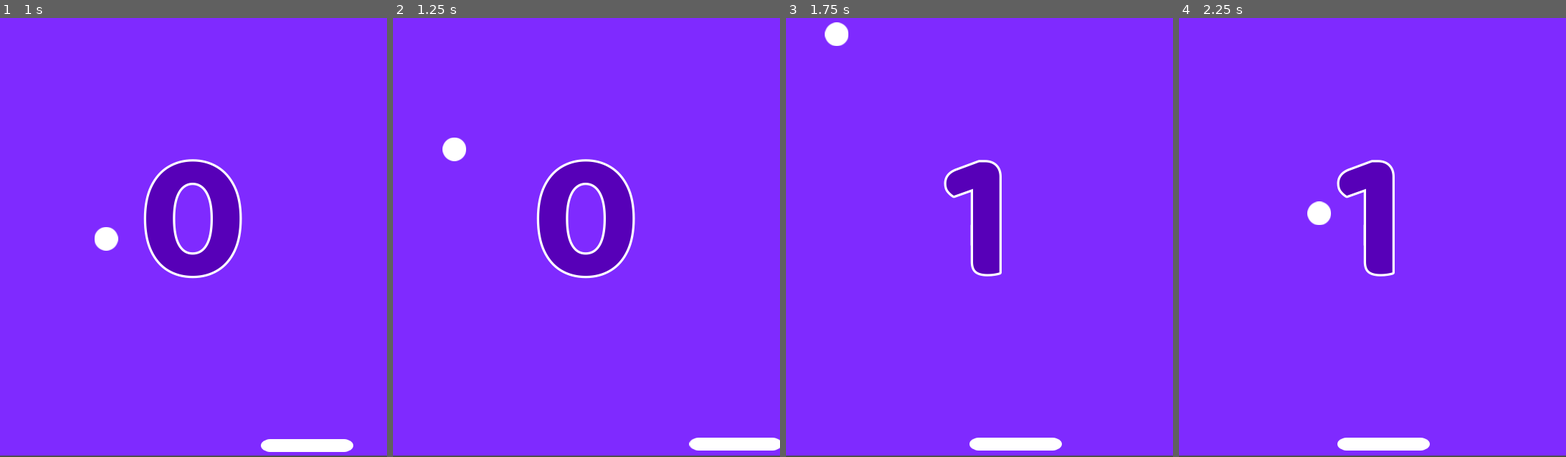
Above: before the commit, frames 1-4 (left to right).
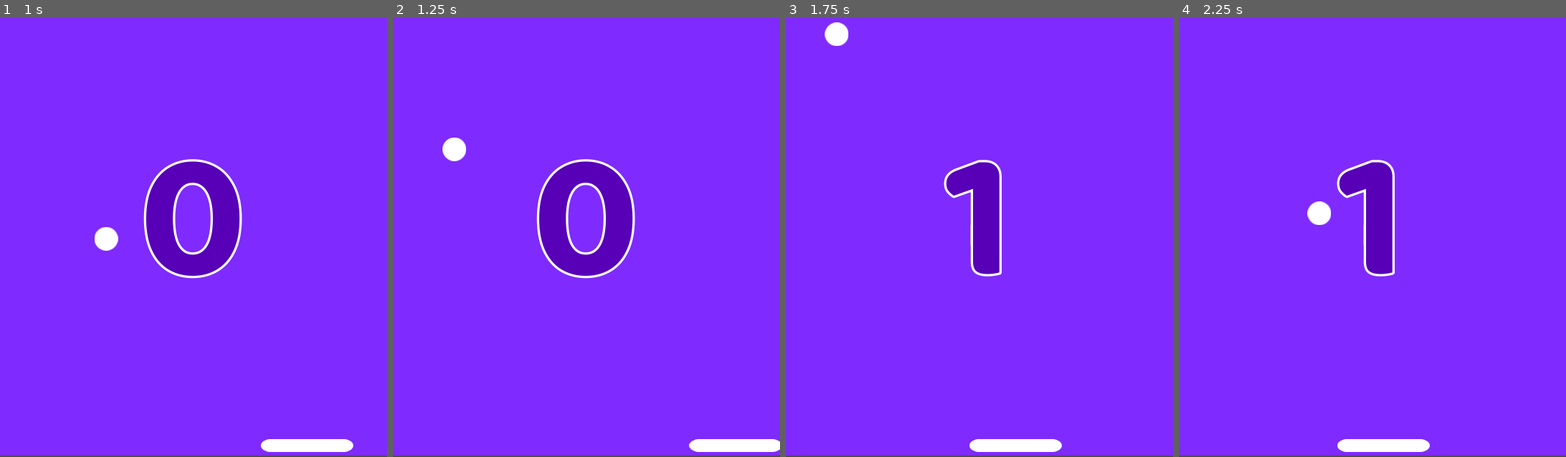
Above: after the commit, the same moments.

Repository: Carlosouzavalle/Godot-2D-projects
Game: Godot game, scene res://scene/game.tscn
The game is run twice, just before and just after one commit, with the same random seed, the same clock (stepped at 60 frames per second) and the same inputs.
Inputs:
- Up to frame 1 (1 s): tap Space (Start) at 0.5 s; hold Right (ui_right) from 0.53 s (still down); hold Space (Start) from 0.53 s (still down)
- Up to frame 2 (1.25 s): keep holding Right (ui_right); keep holding Space (Start)
- Up to frame 3 (1.75 s): release Right (ui_right) at 1.28 s; release Space (Start) at 1.28 s; hold Left (ui_left) from 1.28 s (still down); tap Space (Start) at 1.35 s
- Up to frame 4 (2.25 s): release Left (ui_left) at 2.03 s; hold Right (ui_right) from 2.03 s (still down); hold Space (Start) from 2.03 s (still down)

Frame 1 is identical in both runs. In frame 2, 0.2% of the frame differs, in the area x 76-100%, y 95-99%; in frame 3, 0.2%; in frame 4, 0.2%, in the area x 33-65%, y 42-99%.

Commit message:
Algumas novas implementações

Diff:
--- /dev/null
+++ b/space-pong/asteroid.gd
@@ -0,0 +1,28 @@
+extends Area2D
+
+@export var speed = 140
+@export var rotation_speed = 1.3
+@onready var timer_delete = $TimerDelete
+var start_side
+
+func _ready() -> void:
+	if (global_position.x > 540):
+		start_side = "right"
+	else:
+		start_side = "left"
+
+func _process(delta: float) -> void:
+	if (start_side == "right"):
+		global_position.x -= speed*delta
+		rotation -= rotation_speed*delta
+	elif (start_side == "left"):
+		global_position.x += speed*delta
+		rotation += rotation_speed*delta
+
+# quando sair da tela emite o sinal
+func _on_visible_on_screen_notifier_2d_screen_exited() -> void:
+	timer_delete.start()
+
+# dai ele é deletado da cena
+func _on_timer_delete_timeout() -> void:
+	queue_free()
--- /dev/null
+++ b/space-pong/scene/asteroid.tscn
@@ -0,0 +1,24 @@
+[gd_scene load_steps=4 format=3 uid="uid://blf4l6lud0oo6"]
+
+[ext_resource type="Script" uid="uid://b0x6agqx04hic" path="res://asteroid.gd" id="1_3vyb8"]
+[ext_resource type="Texture2D" uid="uid://luki7o3qirko" path="res://assets/Asteroide1.png" id="1_gcbom"]
+
+[sub_resource type="CircleShape2D" id="CircleShape2D_3vyb8"]
+radius = 44.0454
+
+[node name="Asteroid" type="Area2D"]
+position = Vector2(659, 128)
+script = ExtResource("1_3vyb8")
+
+[node name="Sprite2D" type="Sprite2D" parent="."]
+texture = ExtResource("1_gcbom")
+
+[node name="CollisionShape2D" type="CollisionShape2D" parent="."]
+shape = SubResource("CircleShape2D_3vyb8")
+
+[node name="VisibleOnScreenNotifier2D" type="VisibleOnScreenNotifier2D" parent="."]
+
+[node name="TimerDelete" type="Timer" parent="."]
+
+[connection signal="screen_exited" from="VisibleOnScreenNotifier2D" to="." method="_on_visible_on_screen_notifier_2d_screen_exited"]
+[connection signal="timeout" from="TimerDelete" to="." method="_on_timer_delete_timeout"]
--- a/space-pong/scene/game.tscn
+++ b/space-pong/scene/game.tscn
@@ -20,10 +20,10 @@
 size = Vector2(588, 44)
 
 [sub_resource type="RectangleShape2D" id="RectangleShape2D_33cqm"]
-size = Vector2(25.5, 636.781)
+size = Vector2(25.5, 642.985)
 
 [sub_resource type="RectangleShape2D" id="RectangleShape2D_xwcet"]
-size = Vector2(581, 49)
+size = Vector2(586, 49)
 
 [node name="Game" type="Node2D"]
 script = ExtResource("1_p1ry8")
@@ -59,20 +59,20 @@
 [node name="LeftWall" type="StaticBody2D" parent="."]
 
 [node name="CollisionShape2D" type="CollisionShape2D" parent="LeftWall"]
-position = Vector2(-11.5, 338.609)
+position = Vector2(-11.5, 333.609)
 shape = SubResource("RectangleShape2D_33cqm")
 
 [node name="RightWall" type="StaticBody2D" parent="."]
 
 [node name="CollisionShape2D" type="CollisionShape2D" parent="RightWall"]
-position = Vector2(554.75, 323.406)
+position = Vector2(554.75, 331.508)
 shape = SubResource("RectangleShape2D_33cqm")
 
 [node name="Hole" type="Area2D" parent="."]
 position = Vector2(-9, -292)
 
 [node name="CollisionShape2D" type="CollisionShape2D" parent="Hole"]
-position = Vector2(270.5, 976.5)
+position = Vector2(280, 976.5)
 shape = SubResource("RectangleShape2D_xwcet")
 debug_color = Color(0.902257, 0.298494, 0.210568, 0.42)
 
@@ -84,4 +84,23 @@
 scale = Vector2(1, 0.685417)
 SPEED = 350
 
+[node name="Positions" type="Node2D" parent="."]
+
+[node name="Pos_01" type="Marker2D" parent="Positions"]
+position = Vector2(-103, 93)
+
+[node name="Pos_02" type="Marker2D" parent="Positions"]
+position = Vector2(-96, 194)
+
+[node name="Pos_03" type="Marker2D" parent="Positions"]
+position = Vector2(604, 127)
+
+[node name="Pos_04" type="Marker2D" parent="Positions"]
+position = Vector2(620, 285)
+
+[node name="TimerSpawner" type="Timer" parent="."]
+wait_time = 3.0
+autostart = true
+
 [connection signal="body_entered" from="Hole" to="." method="_on_hole_body_entered"]
+[connection signal="timeout" from="TimerSpawner" to="." method="_on_timer_spawner_timeout"]
--- a/space-pong/scripts/game.gd
+++ b/space-pong/scripts/game.gd
@@ -3,6 +3,9 @@
 @onready var ball = $Ball
 @onready var label_pongs = $Pongs
 @onready var label_turorial = $Tutorial
+@onready var positions = $Positions
+var last_position
+var asteroid_scene = preload("res://scene/asteroid.tscn")
 
 func _process(delta: float) -> void:
 
@@ -13,5 +16,25 @@
 
 
 func _on_hole_body_entered(body: Node2D) -> void:
-	# essa linha reseta o game
+	call_deferred("reload_scene")
+
+func reload_scene():
 	get_tree().reload_current_scene()
+
+
+func _on_timer_spawner_timeout() -> void:
+	#spawn dos asteroids
+	spawn_asteroids()
+
+func spawn_asteroids():
+	if(ball.started):
+		var positions_list = positions.get_children()
+		var spawn_position = positions_list.pick_random()
+
+		if (spawn_position != last_position):
+			var asteroid_instance = asteroid_scene.instantiate()
+			asteroid_instance.global_position = spawn_position.position
+			add_child(asteroid_instance)
+			last_position = spawn_position
+		else:
+			spawn_asteroids()
Not shown, added: space-pong/asteroid.gd.uid
